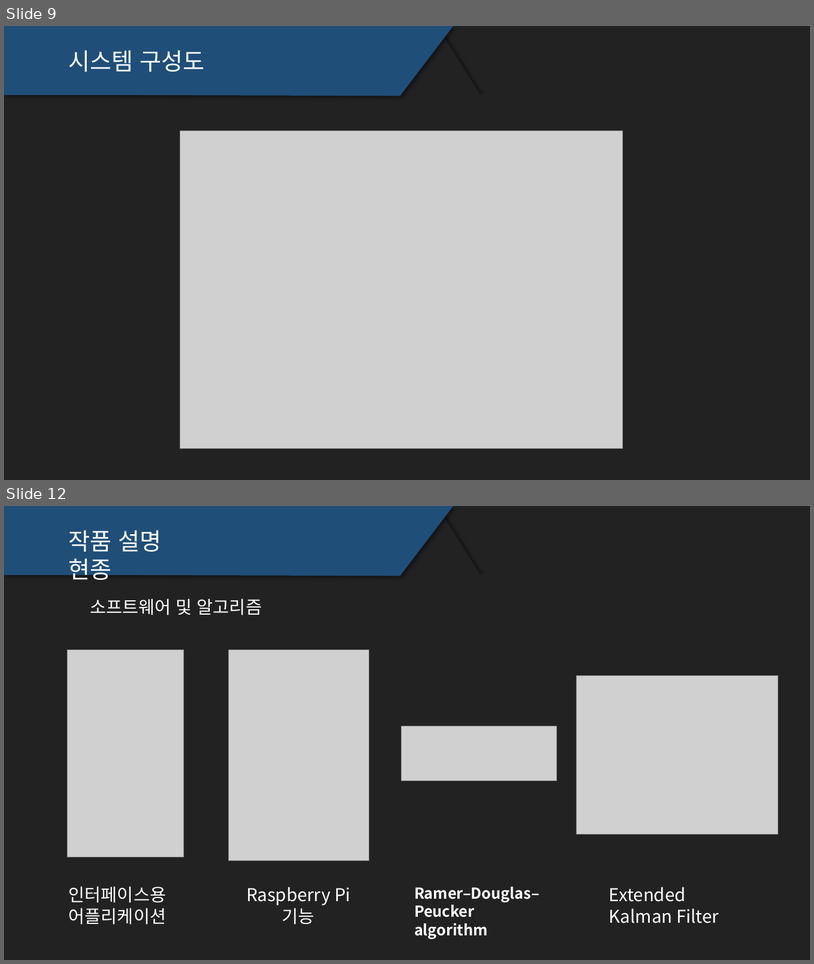
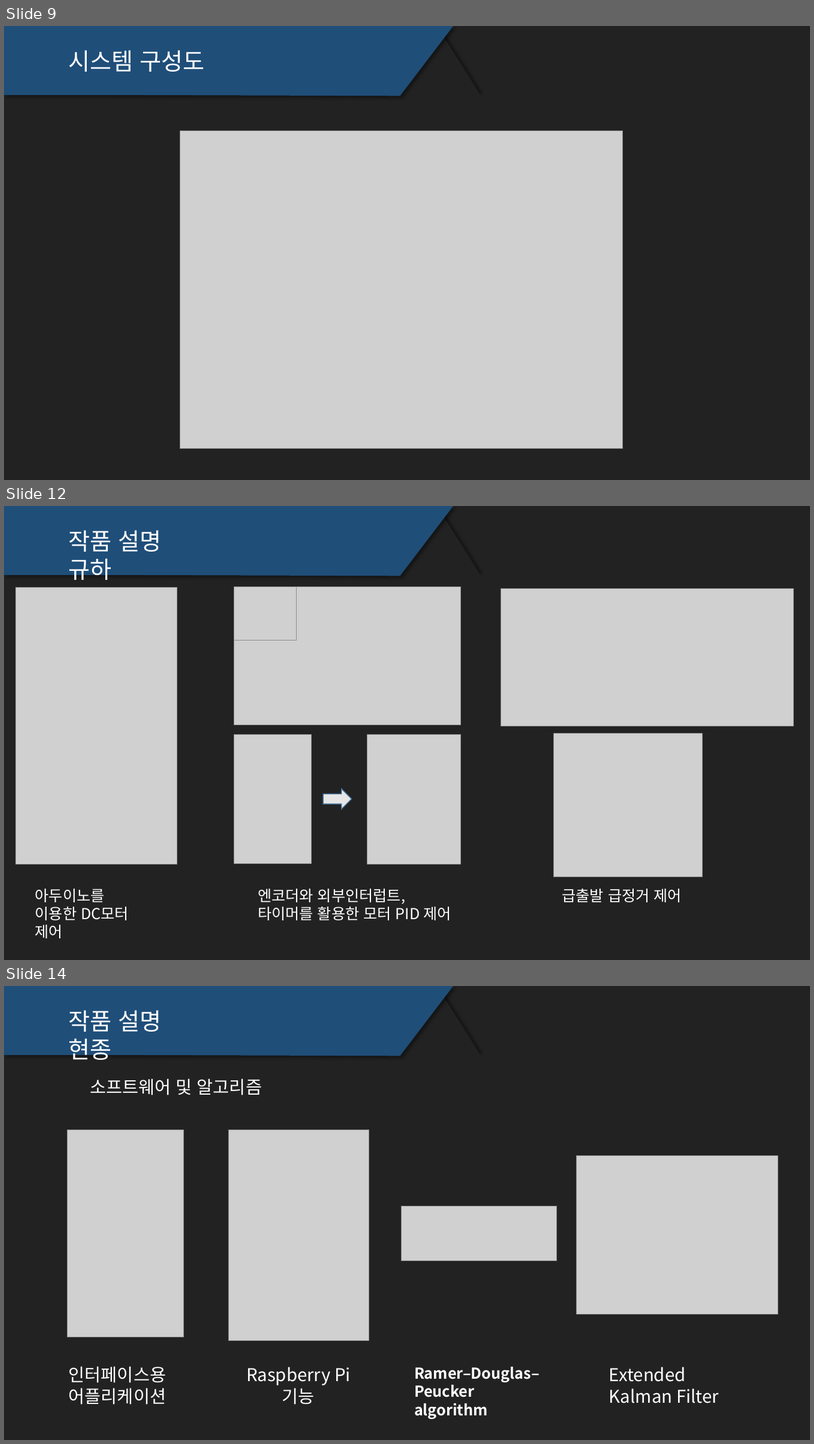
Before and after one commit to TRpop/GoRail, a slide deck: 중간발표/피피티 프로토타입 (미완 월예정).pptx. Shown one above the other, each under a label of ours: slides 9 and 12 before the commit, slides 9, 12 and 14 after it; the slides between them are not shown. The pictures are 814x964 and 814x1444 pixels, drawn with LibreOffice and Linux fonts; fonts in the diff are those of the drawing; grey boxes stand for pictures. Boxes give left, top, right and bottom in pixels: in the first picture for what was removed or moved away, otherwise in the second. Text is boxed around its words. In the diff, an @@ line names an element or a change of style, - is before the commit and + after.

```diff
--- a/중간발표/피피티 프로토타입 (미완 월예정).pptx
+++ b/중간발표/피피티 프로토타입 (미완 월예정).pptx
@@ slide 12 added at bbox=[4, 506, 810, 960], background #222222 @@
@@ freeform shape added at bbox=[4, 506, 453, 576], fill #1F4E79 @@
@@ triangle added at bbox=[401, 513, 482, 576], fill #222222 @@
@@ text added at bbox=[69, 530, 162, 585], 28 pt, text #FFFFFF @@
+작품 설명 규하
@@ picture added at bbox=[16, 587, 177, 864] @@
@@ picture added at bbox=[234, 586, 461, 725] @@
@@ picture added at bbox=[234, 586, 297, 640] @@
@@ picture added at bbox=[501, 588, 794, 726] @@
@@ picture added at bbox=[234, 734, 312, 864] @@
@@ picture added at bbox=[368, 734, 461, 864] @@
@@ picture added at bbox=[554, 733, 703, 877] @@
@@ right arrow added at bbox=[323, 789, 352, 808], fill #E7E6E6, outline #43739E 1 pt @@
@@ text added at bbox=[35, 888, 129, 938], 18 pt, text #FFFFFF @@
+아두이노를 이용한 DC모터 제어
@@ text added at bbox=[258, 888, 451, 920], 18 pt, text #FFFFFF @@
+엔코더와 외부인터럽트, 타이머를 활용한 모터 PID 제어
@@ text added at bbox=[562, 888, 682, 902], 18 pt, text #FFFFFF @@
+급출발 급정거 제어
@@ what was slide 12 is now slide 14 @@
```
Also in this commit, not shown: 2 slides changed, 2 other slides added, 1 slide removed, 2 other files.
